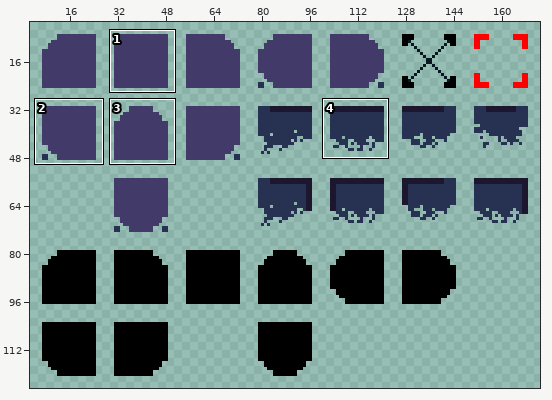
A pixel-art file gets an edit: files/tiles/main.aseprite. Above, an overview of the earlier version with the close-up marked.
Close-up. Before the edit:
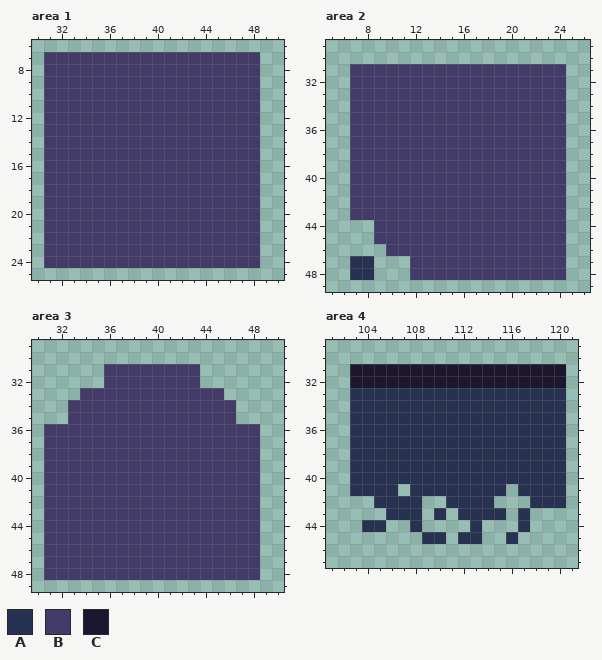
256x256 pixels, 1 frame. Shown: area 1: x 30..50, y 6..25; area 2: x 5..26, y 29..49; area 3: x 30..50, y 29..49; area 4: x 101..121, y 29..47. The wide view leaves out empty margins. The commit also changed other parts of the picture, which this record leaves out.
Palette (. is transparent): A #273152  B #423b69  C #1c162e
Now the later version:
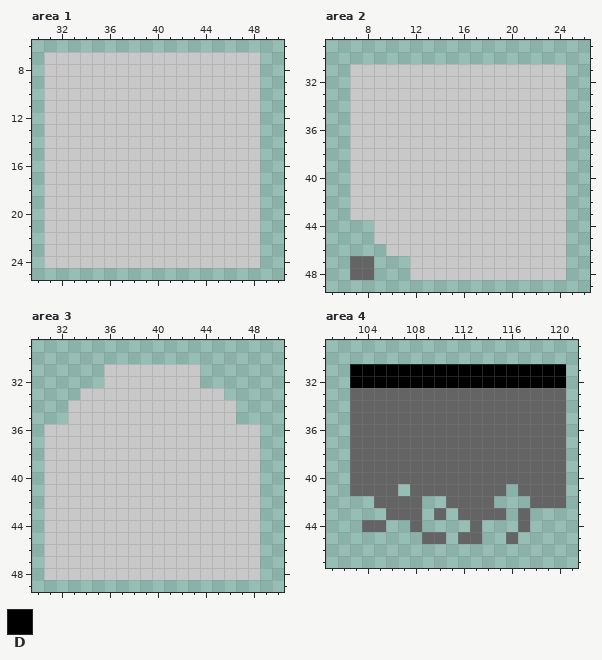
Colours new in this view: D #000000
Edits made:
Colour A changes from #273152 to #646464.
Colour B changes from #423b69 to #c8c8c8.
Area 4:
Colour C gives way to colour D in rows 31 to 32 at x 103 to 120.
Where, in picture pixels (left, top, right, bottom), the same in both close-ups:
changed: (44, 52, 260, 268)
changed: (350, 64, 566, 280)
changed: (44, 364, 260, 580)
changed: (350, 364, 566, 544)
